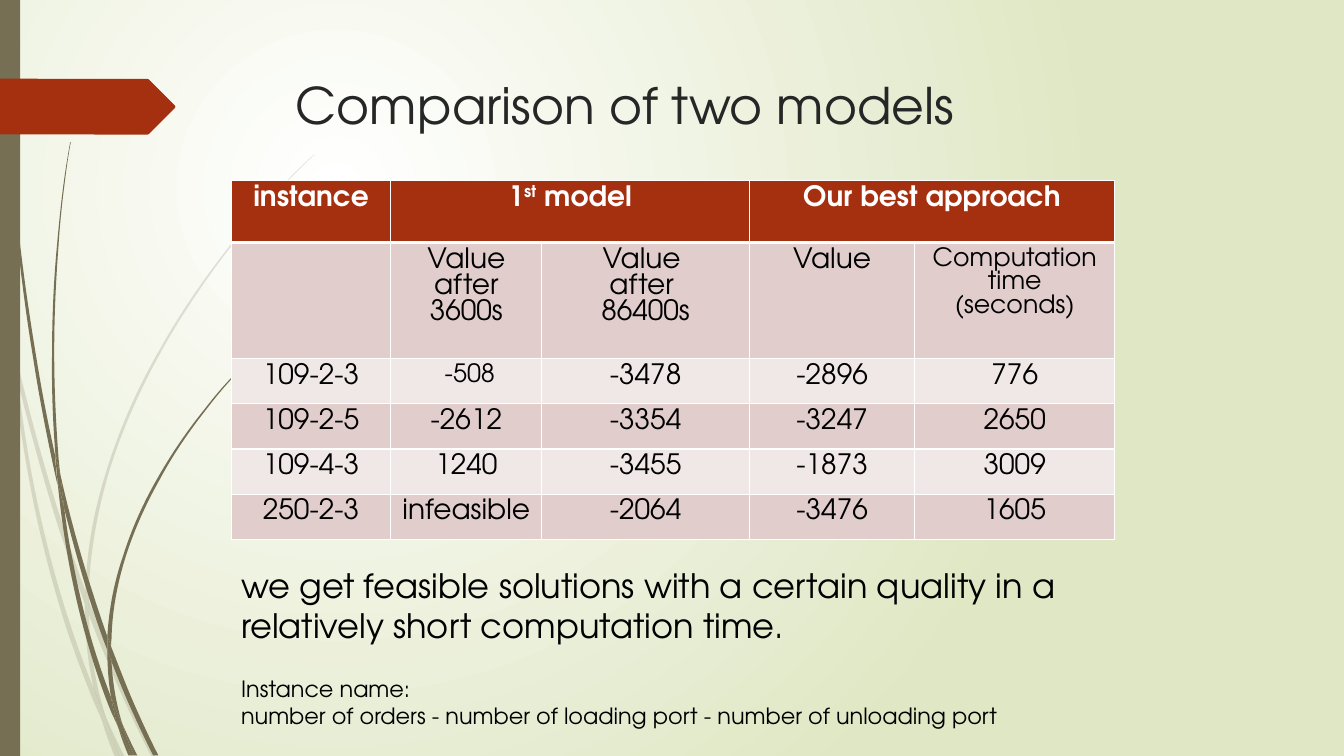
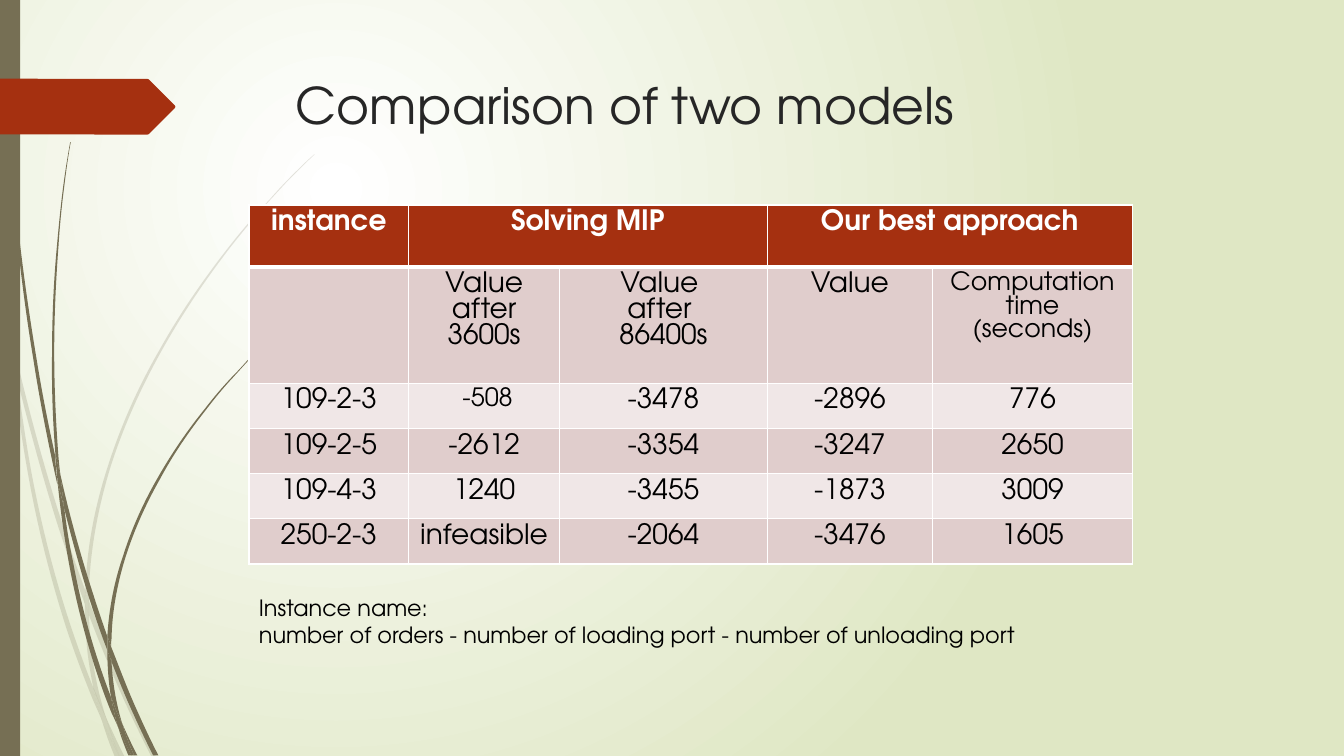
Before and after one commit to r-kurosu/kline_new, a slide deck: slide 46 of 竹田.pptx (slide 65 before the commit). Drawn at 1344x756 pixels with LibreOffice and Linux fonts; fonts in the diff are those of the drawing. Boxes give left, top, right and bottom in pixels: in the first picture for what was removed or moved away, otherwise in the second. Text is boxed around its words. In the diff, an @@ line names an element or a change of style, - is before the commit and + after.

```diff
--- a/竹田.pptx
+++ b/竹田.pptx
@@ table at (249,205,1132,564) @@
-row 1, column 2: 1st model
+row 1, column 2: Solving MIP
@@ table: place and size @@
-table at (231,180,1114,539)
+table at (249,205,1132,564)
@@ text "Instance name:": place and size @@
-text "Instance name:" at (241,573,1055,729)
+text "Instance name:" at (259,599,1015,648)
@@ text at (241,573,1055,645): paragraph removed @@
-we get feasible solutions with a certain quality in a relatively short computation time.
```
Also in this commit, not shown: 27 other slides changed, 1 slide added, 3 slides removed.
